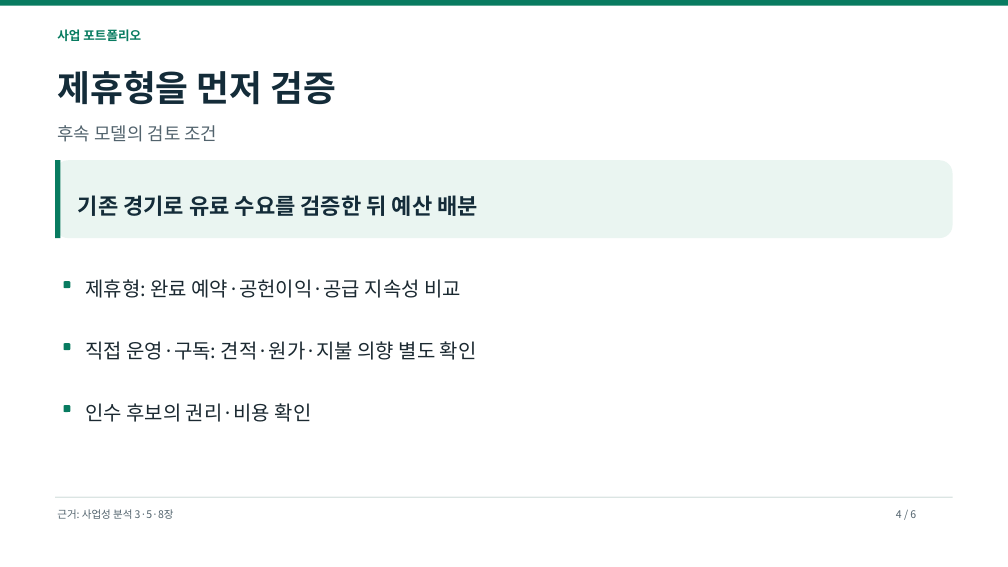
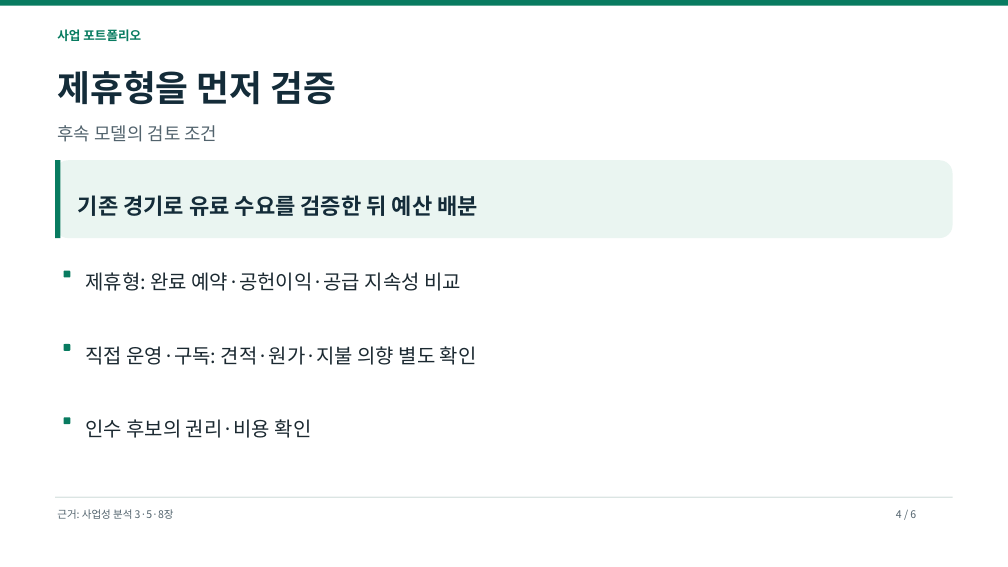
Before and after one commit to dohyunkimmm/footmate-case-study, a slide deck: slide 4 of src/case-study/downloads/footmate_strategy_p0_p2.pptx. Drawn at 1008x567 pixels with LibreOffice and Linux fonts; fonts in the diff are those of the drawing. Boxes give left, top, right and bottom in pixels: in the first picture for what was removed or moved away, otherwise in the second. Text is boxed around its words. In the diff, an @@ line names an element or a change of style, - is before the commit and + after.

```diff
--- a/src/case-study/downloads/footmate_strategy_p0_p2.pptx
+++ b/src/case-study/downloads/footmate_strategy_p0_p2.pptx
@@ text "제휴형: 완료 예약·공헌이익·공급 지속성 비교": place and size @@
-text "제휴형: 완료 예약·공헌이익·공급 지속성 비교" at <box>85,279,461,298</box>
+text "제휴형: 완료 예약·공헌이익·공급 지속성 비교" at <box>85,272,461,291</box>
@@ rounded rectangle: place and size @@
-rounded rectangle at <box>64,281,70,288</box>
+rounded rectangle at <box>64,271,70,278</box>
@@ text "직접 운영·구독: 견적·원가·지불 의향 별도 ...": place and size @@
-text "직접 운영·구독: 견적·원가·지불 의향 별도 ..." at <box>85,341,477,360</box>
+text "직접 운영·구독: 견적·원가·지불 의향 별도 ..." at <box>85,346,477,365</box>
@@ rounded rectangle: place and size @@
-rounded rectangle at <box>64,405,70,412</box>
+rounded rectangle at <box>64,417,70,424</box>
@@ text "인수 후보의 권리·비용 확인": place and size @@
-text "인수 후보의 권리·비용 확인" at <box>85,403,312,422</box>
+text "인수 후보의 권리·비용 확인" at <box>85,419,312,438</box>
```
Also in this commit, not shown: 1 other slide changed, 16 other files.
